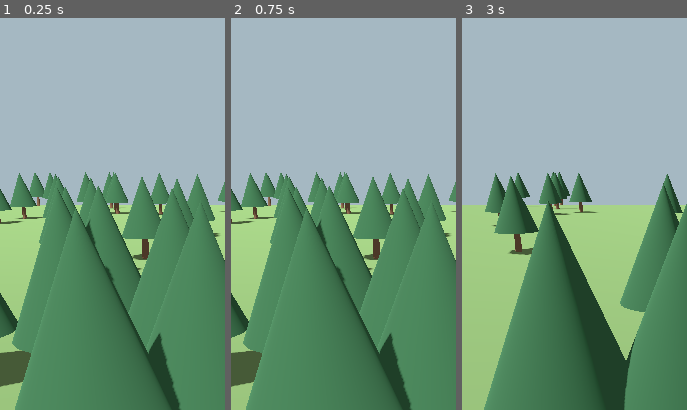
Above: before the commit, frames 1-3 (left to right).
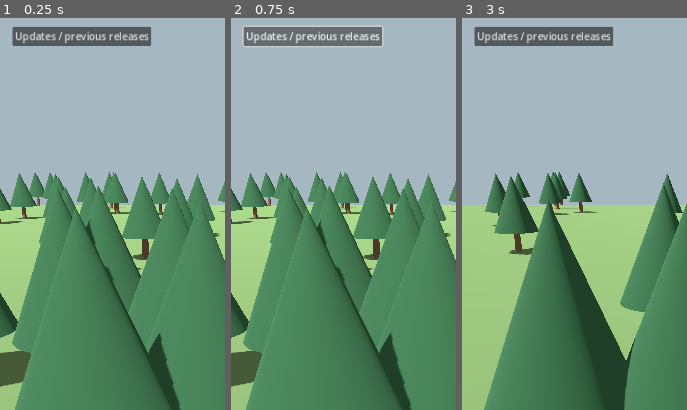
Above: after the commit, the same moments.

Repository: cosmerearchives-creator/Android-DnD-Roguelike
Game: Godot game, scene res://world.tscn
Same seed, same stepped clock (60 frames per second), same inputs: the game is played once before the commit and once after it.
Inputs (mouse positions are % of the whole screen's width and height, from its top left):
- Up to frame 1 (0.25 s): no input
- Up to frame 2 (0.75 s): click (18, 8) at 0.5 s, where only the run after the commit has a clickable "Updates / previous releases"
- Up to frame 3 (3 s): click "Run" at 1.25 s; click "Attack" at 2 s; click "Turn" at 2.75 s
The pictures show only the part of the screen within x 0-50%, y 6-56%; the shares and areas given below are measured in that part.

The runs differ from the first frame. In frame 1, 2.8% of the frame differs, in the area x 5-68%, y 2-8%; in frame 2, 3.1%, in the area x 4-68%, y 2-8%; in frame 3, 2.8%.

Commit message:
Add accessible release history link to Godot prototype

Diff:
--- a/godot/world.gd
+++ b/godot/world.gd
@@ -98,6 +98,11 @@
 	status = Label.new()
 	status.position = Vector2(20,30)
 	ui.add_child(status)
+	var releases := Button.new()
+	releases.text = "Updates / previous releases"
+	releases.position = Vector2(20,110)
+	ui.add_child(releases)
+	releases.pressed.connect(func(): OS.shell_open("https://github.com/cosmerearchives-creator/Android-DnD-Roguelike/releases"))
 	var controls := HBoxContainer.new()
 	controls.position = Vector2(365,1080)
 	ui.add_child(controls)
